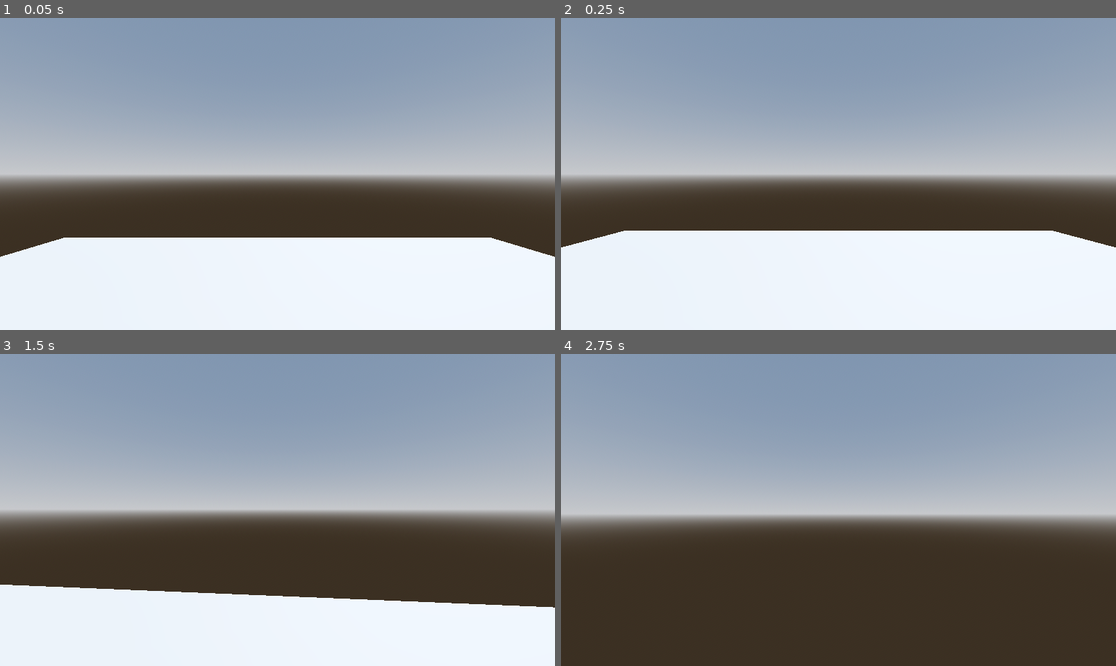
Above: before the commit, frames 1-4 (two rows, left to right).
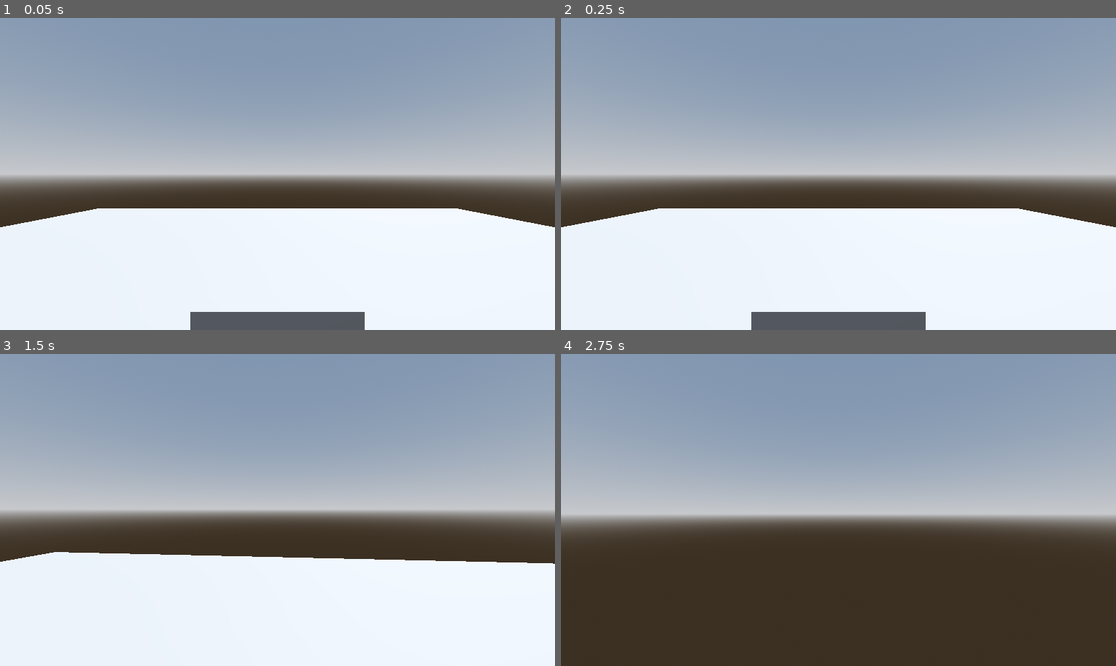
Above: after the commit, the same moments.

Repository: Tzeryushi/The-Filter
Game: Godot game, scene res://scenes/main.tscn
Two runs of this game, one before a commit and one after it. Both use one fixed random seed, a clock stepped at 60 frames per second and the inputs below.
Inputs (mouse positions are in pixels of both pictures, inside the frame that each line leads up to):
- Up to frame 1 (0.05 s): no input
- Up to frame 2 (0.25 s): no input
- Up to frame 3 (1.5 s): tap Enter (ui_accept) at 0.5, 0.6, 0.77, 1.07, 1.35 s; move the mouse to (305, 510) at 0.52 s; hold W (move_forward) from 0.53 s (still down); move the mouse to (249, 510) at 1.27 s
- Up to frame 4 (2.75 s): keep holding W (move_forward); tap Enter (ui_accept) at 1.52, 1.82, 2.1 s; move the mouse to (849, 503) at 2.02 s

The runs differ from the first frame. In frame 1, 11% of the frame differs, in the area x 0-100%, y 61-100%; in frame 2, 8.5%; in frame 3, 12%, in the area x 0-100%, y 63-82%; in frame 4, nothing differs.

Commit message:
working camera rotations

Diff:
--- a/entities/entity_components/movement.gd
+++ b/entities/entity_components/movement.gd
@@ -1,5 +1,13 @@
 extends Node
 
+@export var speed: float = 10.0
+@export var acceleration: float = 30.0
+
+@export var body: CharacterBody3D
+@export var camera: Camera3D
+
+var move_dir: Vector2
+var walk_velocity: Vector3
 
 # Called when the node enters the scene tree for the first time.
 func _ready():
@@ -7,5 +15,13 @@
 
 
 # Called every frame. 'delta' is the elapsed time since the previous frame.
-func _process(delta):
-	pass
+func _physics_process(delta: float):
+	body.velocity = _walk(delta)
+	body.move_and_slide()
+
+func _walk(delta: float) -> Vector3:
+	move_dir = Input.get_vector("move_left", "move_right", "move_forward", "move_back")
+	var forward: Vector3 = camera.global_transform.basis * Vector3(move_dir.x, 0, move_dir.y)
+	var walk_direction: Vector3 = Vector3(forward.x, 0, forward.z).normalized()
+	walk_velocity = walk_velocity.move_toward(walk_direction * speed * move_dir.length(), acceleration * delta)
+	return walk_velocity
--- a/entities/player/player.gd
+++ b/entities/player/player.gd
@@ -12,27 +12,27 @@
 	Input.set_mouse_mode(Input.MOUSE_MODE_CAPTURED)
 
 func _unhandled_input(event) -> void:
-	if Input.is_action_just_pressed("esc"):
+	if event.is_action_pressed("esc"):
 		Input.set_mouse_mode(Input.MOUSE_MODE_VISIBLE)
 
-func _physics_process(delta):
-	# Add the gravity.
-	if not is_on_floor():
-		velocity.y -= gravity * delta
-
-	# Handle jump.
-	if Input.is_action_just_pressed("ui_accept") and is_on_floor():
-		velocity.y = JUMP_VELOCITY
-
-	# Get the input direction and handle the movement/deceleration.
-	# As good practice, you should replace UI actions with custom gameplay actions.
-	var input_dir = Input.get_vector("move_left", "move_right", "move_forward", "move_back")
-	var direction = (transform.basis * Vector3(input_dir.x, 0, input_dir.y)).normalized()
-	if direction:
-		velocity.x = direction.x * SPEED
-		velocity.z = direction.z * SPEED
-	else:
-		velocity.x = move_toward(velocity.x, 0, SPEED)
-		velocity.z = move_toward(velocity.z, 0, SPEED)
-
-	move_and_slide()
+#func _physics_process(delta):
+	## Add the gravity.
+	#if not is_on_floor():
+		#velocity.y -= gravity * delta
+#
+	## Handle jump.
+	#if Input.is_action_just_pressed("ui_accept") and is_on_floor():
+		#velocity.y = JUMP_VELOCITY
+#
+	## Get the input direction and handle the movement/deceleration.
+	## As good practice, you should replace UI actions with custom gameplay actions.
+	#var input_dir = Input.get_vector("move_left", "move_right", "move_forward", "move_back")
+	#var direction = (transform.basis * Vector3(input_dir.x, 0, input_dir.y)).normalized()
+	#if direction:
+		#velocity.x = direction.x * SPEED
+		#velocity.z = direction.z * SPEED
+	#else:
+		#velocity.x = move_toward(velocity.x, 0, SPEED)
+		#velocity.z = move_toward(velocity.z, 0, SPEED)
+#
+	#move_and_slide()
--- a/entities/player/player.tscn
+++ b/entities/player/player.tscn
@@ -13,8 +13,10 @@
 transform = Transform3D(1, 0, 0, 0, 1, 0, 0, 0, 1, 0, 1, 0)
 shape = SubResource("CapsuleShape3D_iu8e2")
 
-[node name="PlayerMovement" type="Node" parent="."]
+[node name="PlayerMovement" type="Node" parent="." node_paths=PackedStringArray("body", "camera")]
 script = ExtResource("2_ky6au")
+body = NodePath("..")
+camera = NodePath("../PlayerCamera")
 
 [node name="StateMachine" type="Node" parent="."]
 
--- a/entities/player/player_camera.gd
+++ b/entities/player/player_camera.gd
@@ -1,6 +1,6 @@
 extends Camera3D
 
-var camera_sens: float = 1
+@export var camera_sensitivity: float = 1
 
 var look_dir: Vector2 # Input direction for look/aim
 
@@ -11,6 +11,6 @@
 		if Input.get_mouse_mode() == Input.MOUSE_MODE_CAPTURED:
 			_rotate_camera()
 
-func _rotate_camera(sens_mod: float = 1.0) -> void:
-	rotation.y -= look_dir.x * camera_sens * sens_mod
-	rotation.x = clamp(rotation.x - look_dir.y * camera_sens * sens_mod, -1.5, 1.5)
+func _rotate_camera(sensitivity_modifier: float = 1.0) -> void:
+	rotation.y -= look_dir.x * camera_sensitivity * sensitivity_modifier
+	rotation.x = clamp(rotation.x - look_dir.y * camera_sensitivity * sensitivity_modifier, -1.5, 1.5)
--- a/scenes/proto_scene.gd
+++ b/scenes/proto_scene.gd
@@ -2,5 +2,5 @@
 
 
 # Called every frame. 'delta' is the elapsed time since the previous frame.
-func _process(delta):
+func _process(_delta):
 	pass
--- a/scenes/proto_scene.tscn
+++ b/scenes/proto_scene.tscn
@@ -39,4 +39,4 @@
 transform = Transform3D(-0.258819, -0.482963, 0.836516, -8.95091e-09, 0.866025, 0.5, -0.965926, 0.12941, -0.224144, 7.27664, 3.61277, -2.5022)
 
 [node name="Player" parent="." instance=ExtResource("1_vt5nt")]
-transform = Transform3D(1, 0, 0, 0, 1, 0, 0, 0, 1, 0, 1.79689, 0)
+transform = Transform3D(1, 0, 0, 0, 1, 0, 0, 0, 1, 0, 0.796893, 1.66266)
